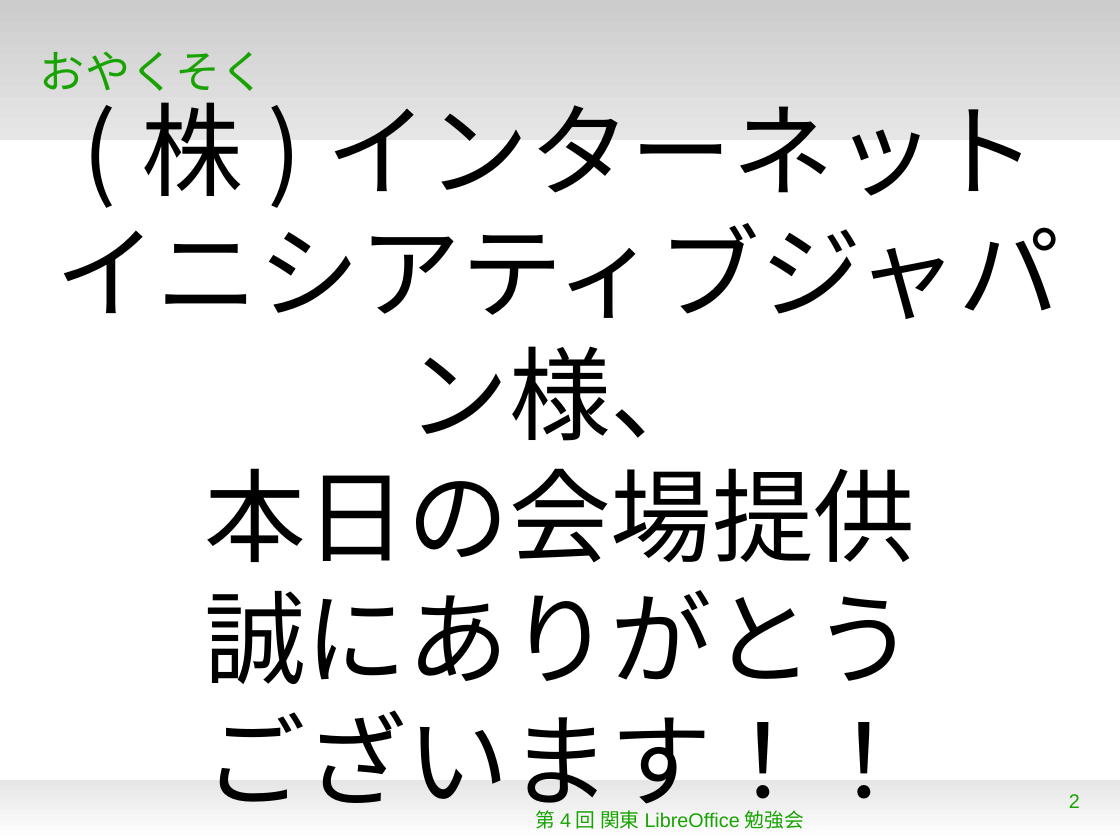
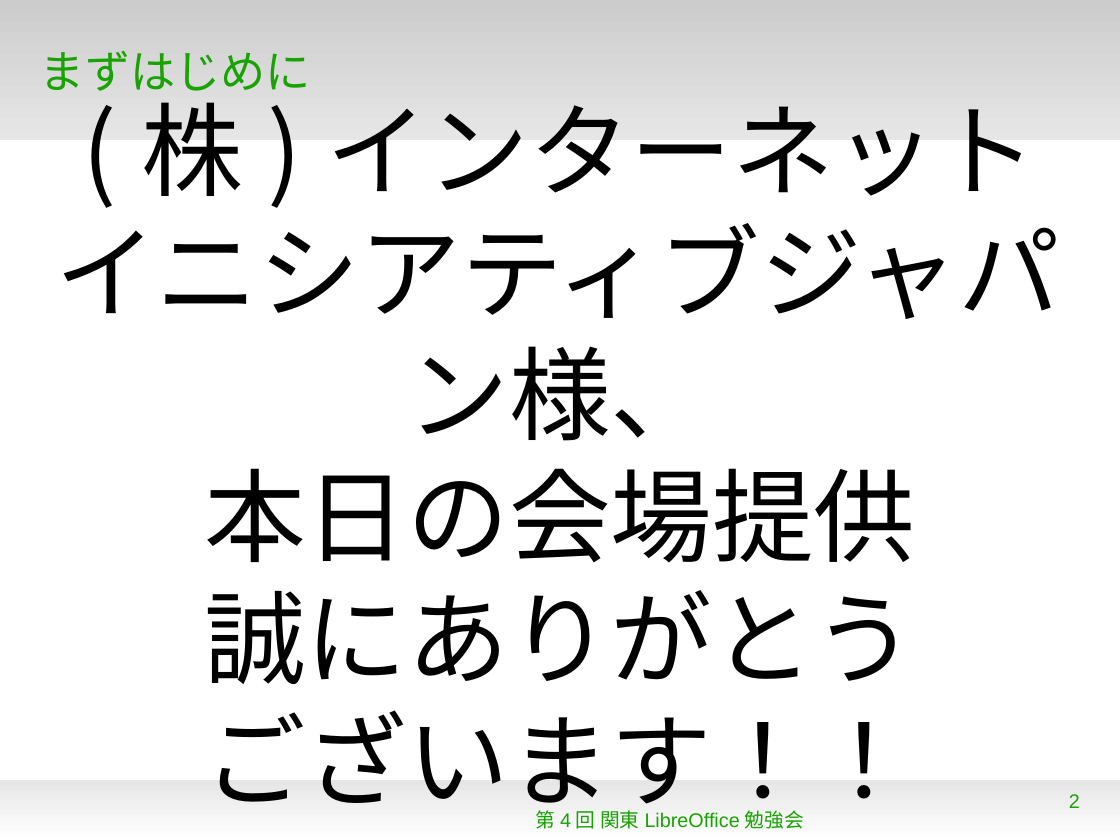
Before and after one commit to naruoga/KantoLibreOffice, a slide deck: slide 2 of Apr2013/OpeningTalk.odp. Drawn at 1120x840 pixels with LibreOffice and Linux fonts; fonts in the diff are those of the drawing; background and template pictures are left out. Boxes give left, top, right and bottom in pixels: in the first picture for what was removed or moved away, otherwise in the second. Text is boxed around its words. In the diff, an @@ line names an element or a change of style, - is before the commit and + after.

```diff
--- a/Apr2013/OpeningTalk.odp
+++ b/Apr2013/OpeningTalk.odp
@@ title at [40, 50, 311, 91]: text changed @@
-おやくそく
+まずはじめに
```
Also in this commit, not shown: 3 other slides changed, 2 slides added, 1 other file.
